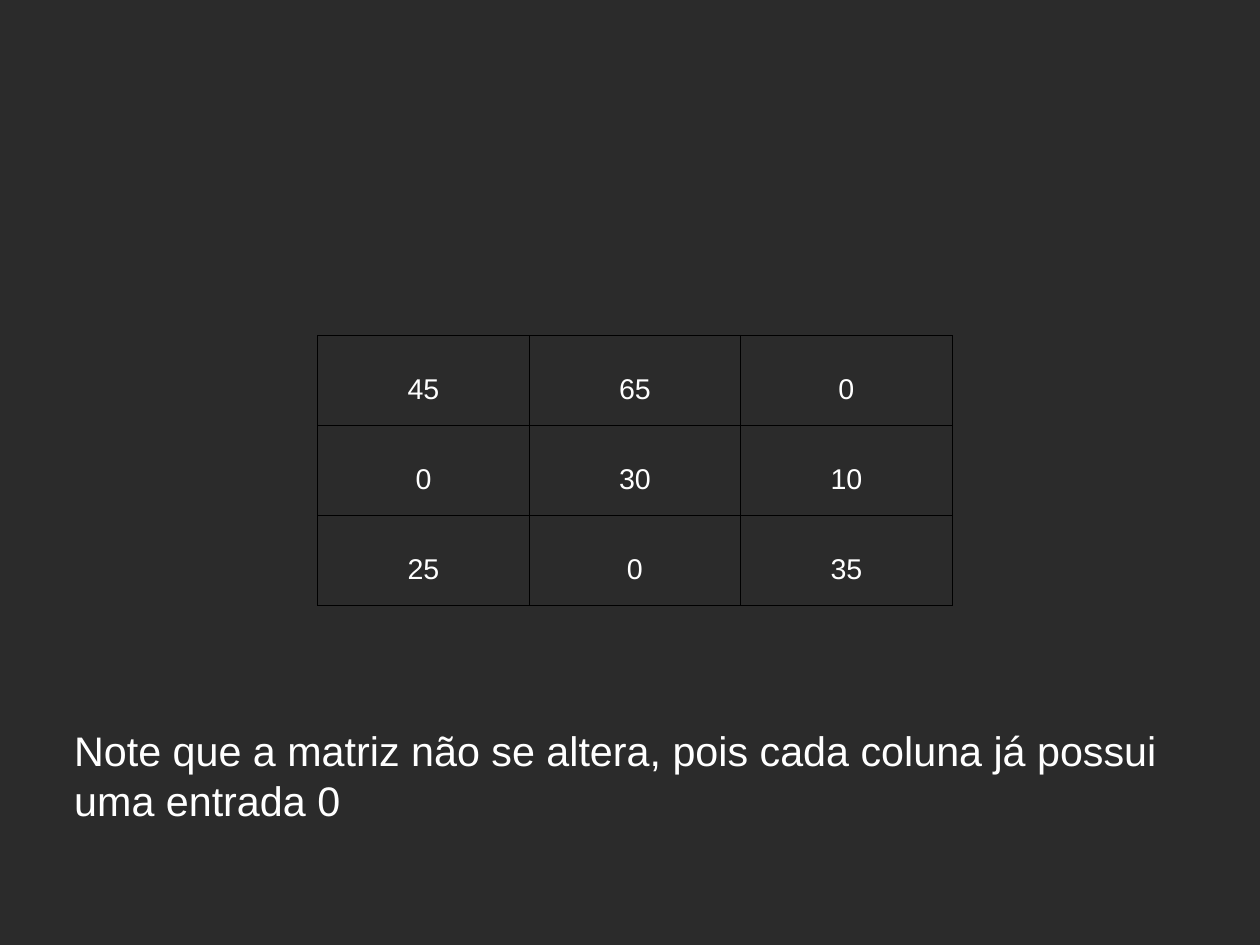
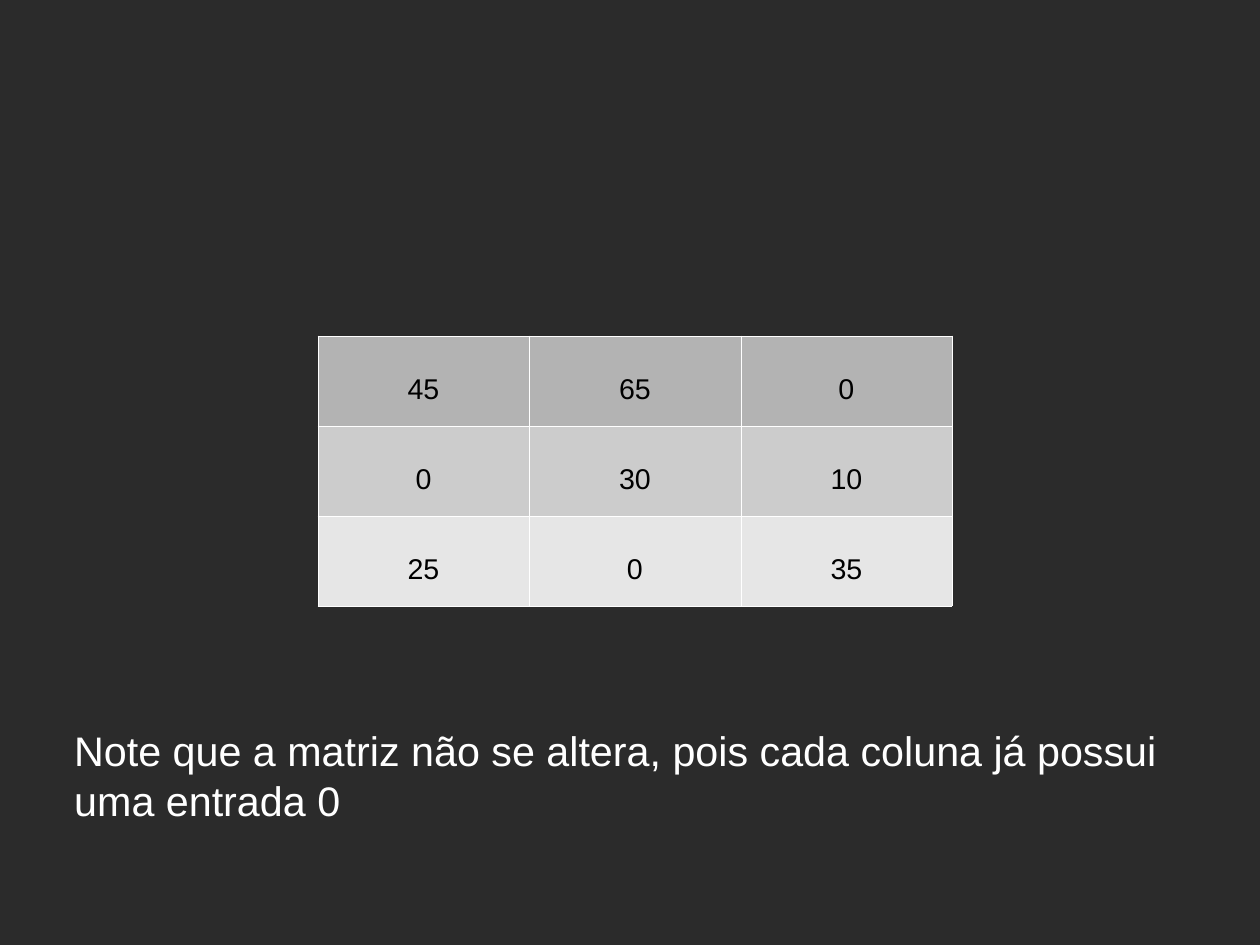
Before and after one commit to tiagomoraes/Allocation_Solver, a slide deck: slide 10 of PPT do trabalho.odp (slide 9 before the commit). Drawn at 1260x945 pixels with LibreOffice and Linux fonts; fonts in the diff are those of the drawing; background and template pictures are left out; a plain dark background stands for a picture behind light text. Boxes give left, top, right and bottom in pixels: in the first picture for what was removed or moved away, otherwise in the second. Text is boxed around its words. In the diff, an @@ line names an element or a change of style, - is before the commit and + after.

```diff
--- a/PPT do trabalho.odp
+++ b/PPT do trabalho.odp
@@ table at box(318, 336, 952, 606) @@
@@ fill none to #B3B3B3 in row 1 @@
@@ fill none to #CCCCCC in row 2 @@
@@ fill none to #E6E6E6 in row 3 @@
@@ text colour #FFFFFF to #000000 @@
@@ borders changed @@
```
Also in this commit, not shown: 6 other slides changed, 1 slide added, 1 other file.
